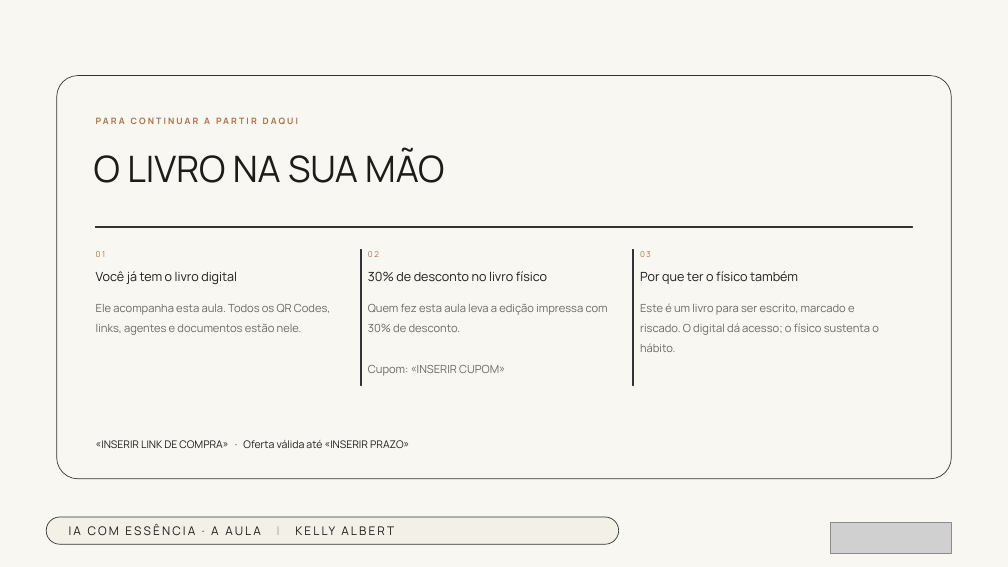
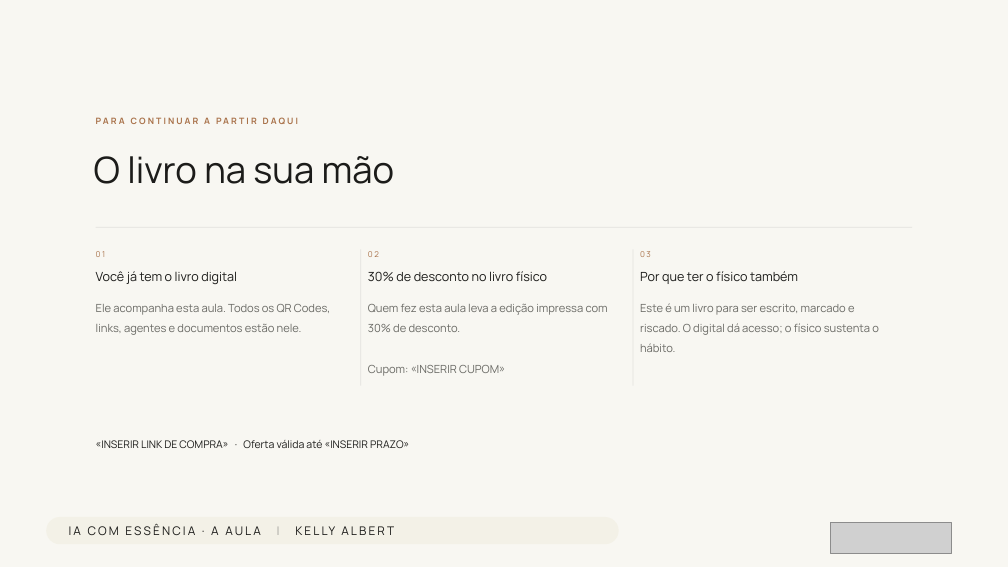
Before and after one commit to kellyalbertkabrand/Modelo_de_Apresentacao, a slide deck: slide 32 of decks/saida/aula-ia-com-essencia.pptx (slide 35 before the commit). Drawn at 1008x567 pixels with LibreOffice and Linux fonts; fonts in the diff are those of the drawing; grey boxes stand for pictures; background and template pictures are left out. Boxes give left, top, right and bottom in pixels: in the first picture for what was removed or moved away, otherwise in the second. Text is boxed around its words. In the diff, an @@ line names an element or a change of style, - is before the commit and + after.

```diff
--- a/decks/saida/aula-ia-com-essencia.pptx
+++ b/decks/saida/aula-ia-com-essencia.pptx
@@ rounded rectangle removed at (x1=56, y1=76, x2=951, y2=479) @@
@@ text at (x1=94, y1=156, x2=395, y2=184): text changed @@
-O LIVRO NA SUA MÃO
+O livro na sua mão
@@ outline #333333 1 pt to none in 4 elements at (x1=360, y1=249, x2=361, y2=386), (x1=633, y1=249, x2=634, y2=386), (x1=46, y1=517, x2=619, y2=544), (x1=96, y1=227, x2=912, y2=228) @@
```
Also in this commit, not shown: 17 other slides changed, 15 slides added, 18 slides removed, 32 other files.
